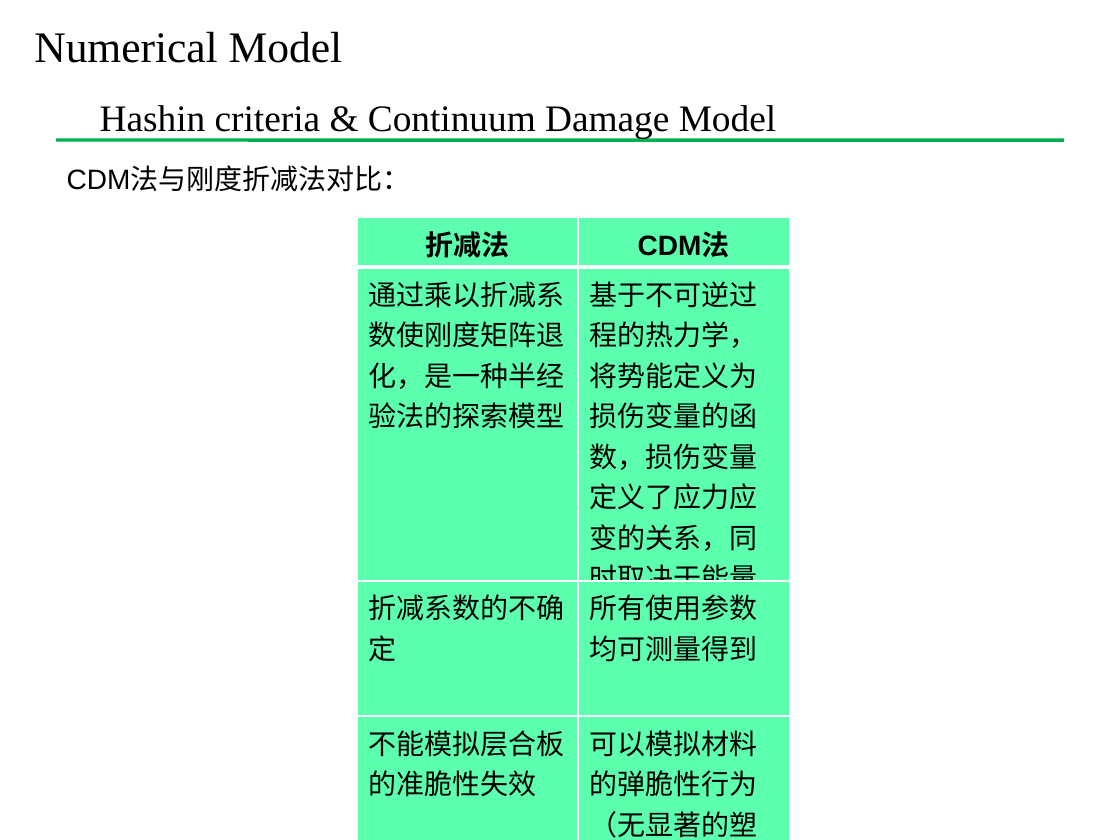
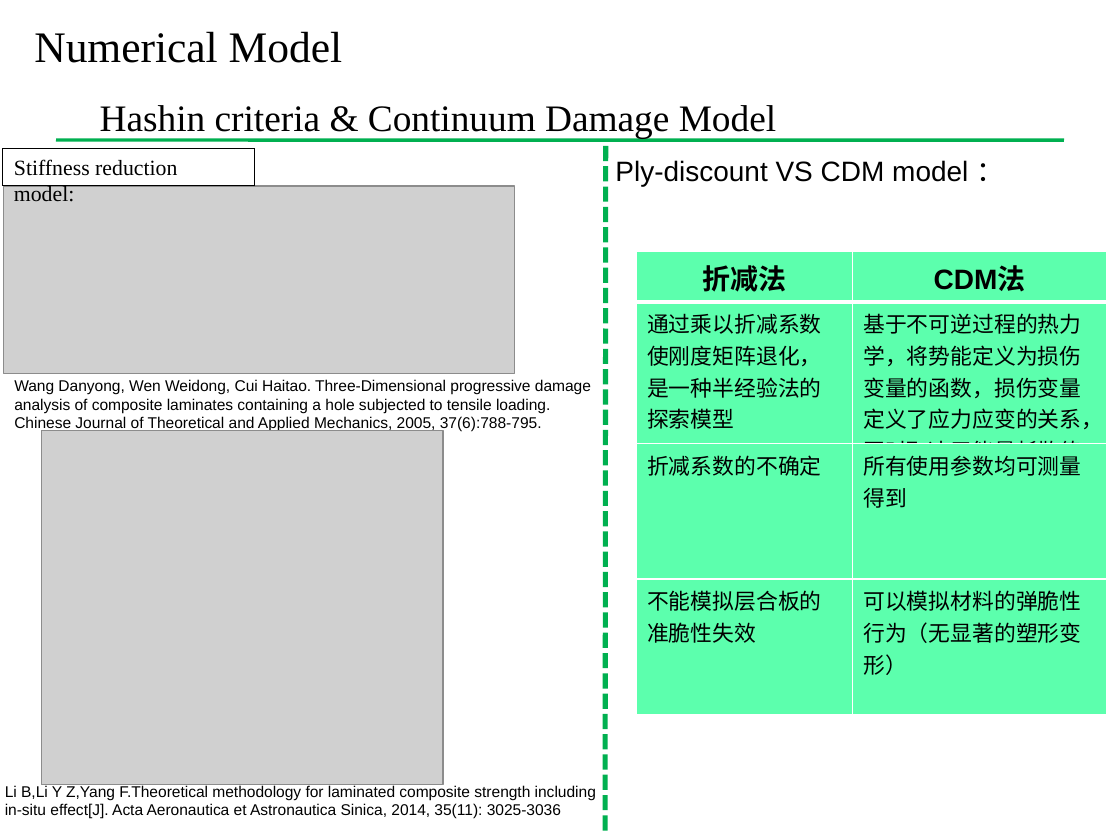
Before and after one commit to Chu2015/UMAThashinlinear4, a slide deck: slide 7 of 组会报告/组会20180110.pptx (slide 6 before the commit). Drawn at 1120x840 pixels with LibreOffice and Linux fonts; fonts in the diff are those of the drawing; grey boxes stand for pictures; background and template pictures are left out. Boxes give left, top, right and bottom in pixels: in the first picture for what was removed or moved away, otherwise in the second. Text is boxed around its words. In the diff, an @@ line names an element or a change of style, - is before the commit and + after.

```diff
--- a/组会报告/组会20180110.pptx
+++ b/组会报告/组会20180110.pptx
@@ rectangle added at box(3, 149, 255, 187), outline #000000 0.75 pt, 14 pt, text #000000 @@
+Stiffness reduction model:
@@ line added from (606, 146) to (605, 832), #00B050 3.25 pt dashed @@
@@ text removed at box(67, 167, 411, 192) @@
-CDM法与刚度折减法对比：
@@ text added at box(615, 160, 968, 187), 18 pt, text #000000 @@
+Ply-discount VS CDM model ：
@@ picture added at box(3, 186, 514, 373) @@
@@ table at box(636, 252, 1107, 715) @@
@@ size 18 to 14 pt @@
@@ table: place and size @@
-table at box(357, 217, 790, 840)
+table at box(636, 252, 1107, 715)
@@ text added at box(14, 379, 591, 432), 10 pt, text #000000 @@
+Wang Danyong, Wen Weidong, Cui Haitao. Three-Dimensional progressive damage analysis of composite laminates containing a hole subjected to tensile loading. Chinese Journal of Theoretical and Applied Mechanics, 2005, 37(6):788-795.
@@ picture added at box(41, 431, 444, 785) @@
@@ text added at box(5, 784, 596, 819), 10 pt, text #000000 @@
+Li B,Li Y Z,Yang F.Theoretical methodology for laminated composite strength including in-situ effect[J]. Acta Aeronautica et Astronautica Sinica, 2014, 35(11): 3025-3036
```
Also in this commit, not shown: 4 other slides changed, 2 slides added, 1 other file.
